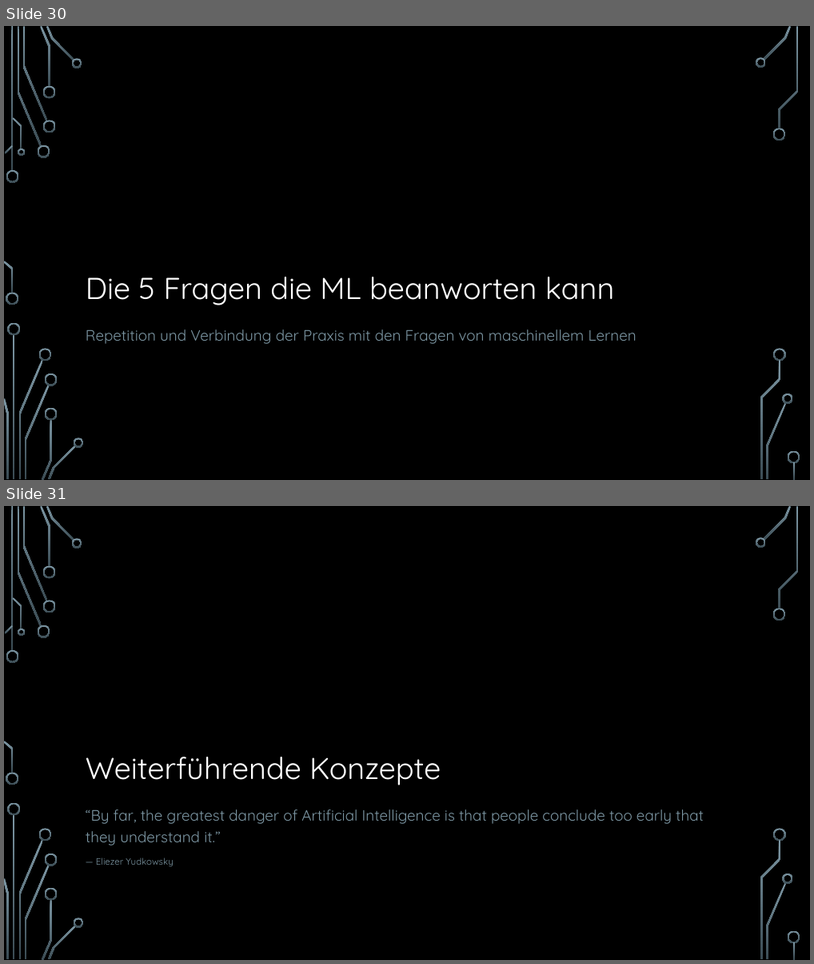
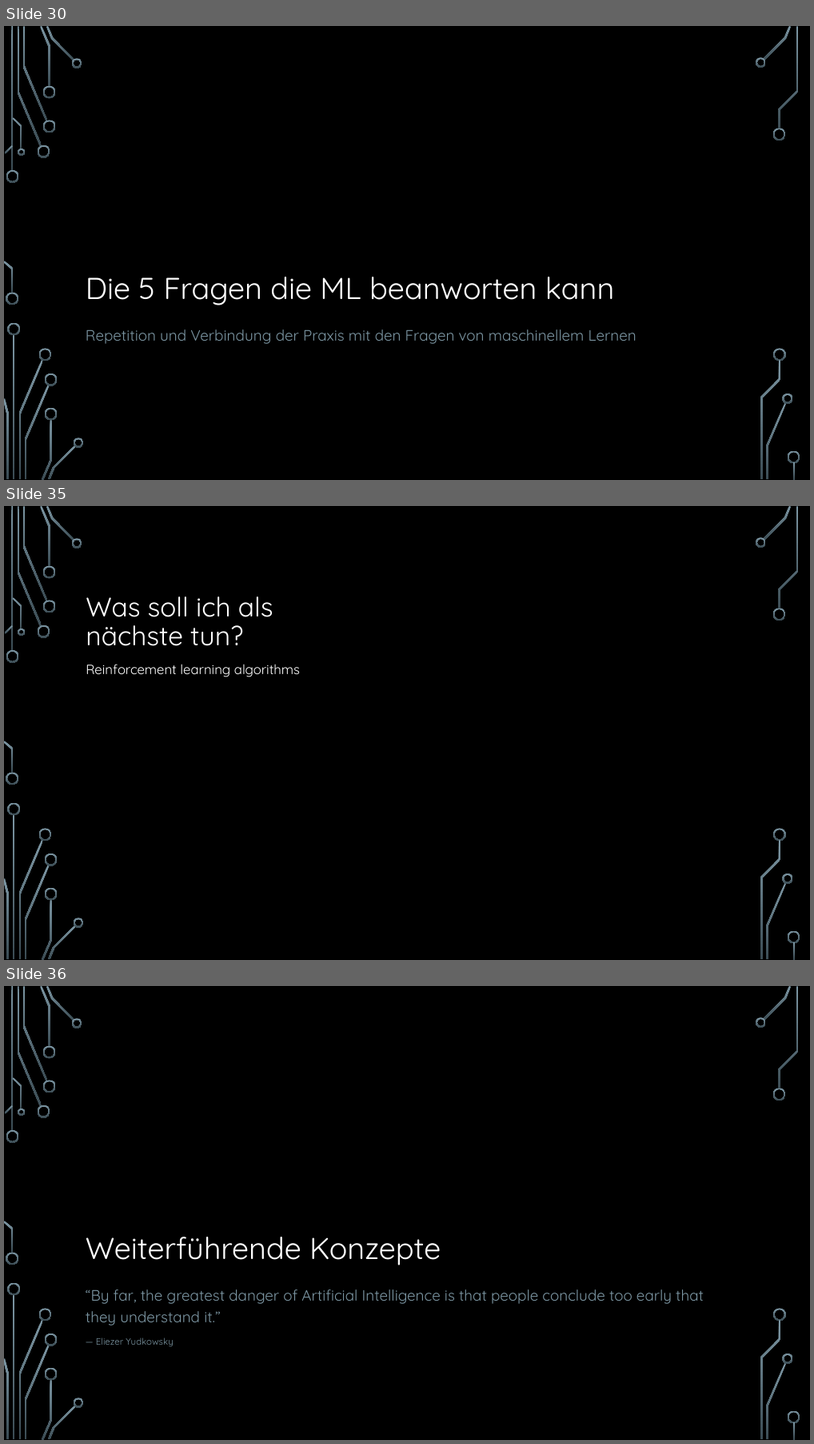
Before and after one commit to hacpro/introduction-machine-learning, a slide deck: presentation.pptx. Shown one above the other, each under a label of ours: slides 30 and 31 before the commit, slides 30, 35 and 36 after it; the slides between them are not shown. The pictures are 814x964 and 814x1444 pixels, drawn with LibreOffice and Linux fonts; fonts in the diff are those of the drawing; background and template pictures are left out. Boxes give left, top, right and bottom in pixels: in the first picture for what was removed or moved away, otherwise in the second. Text is boxed around its words. In the diff, an @@ line names an element or a change of style, - is before the commit and + after.

```diff
--- a/presentation.pptx
+++ b/presentation.pptx
@@ slide 35 added at <box>4,506,810,960</box>, background picture (left out); not listed: 36 template elements that a slide beside it also shows @@
@@ title added at <box>86,596,274,646</box>, 32 pt, text #FFFFFF @@
+Was soll ich als nächste tun?
@@ text added at <box>86,664,300,677</box>, 16 pt, text #FFFFFF @@
+Reinforcement learning algorithms
@@ what was slide 31 is now slide 36 @@
```
Also in this commit, not shown: 2 slides changed, 4 other slides added, 1 slide removed, 1 other file.
